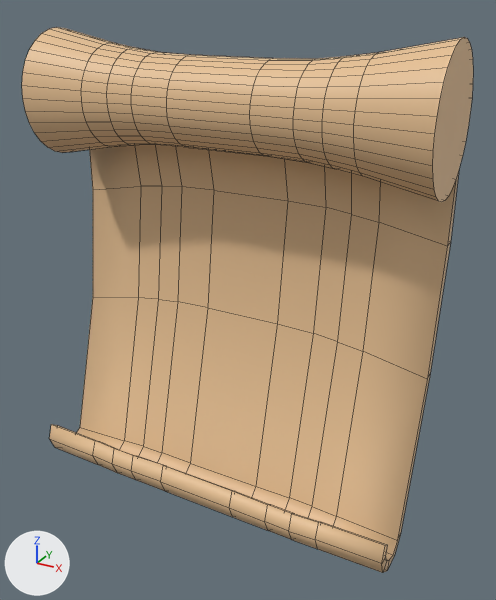
Renders of the FBX model Assets/Game/Art/Assets/Props/Parchemin/ParcheminOuvert_00.fbx from each side of a commit.
Rendered twice from a 50 mm camera at (0.605, -1.04, 0.166) aimed at (0.04, -0.014, -0.347). The lights are fixed; the arrows at lower left show +X, +Y and +Z. The picture after the commit comes second. Mesh edges are drawn as thin lines. Where no turn or scale is listed for an object, it has been applied to the vertices.

Script lines for the objects in view, before the commit:
```python
me_cylinder_005 = bpy.data.meshes.new('Cylinder.005')
me_cylinder_005.from_pydata(...)  # 480 vertices, 450 faces; spans x -0.375..0.375, y -0.156..0.107, z -0.768..0.116
me_cylinder_005.materials.append(mat_material_010)  # beige #e7c193
ob_parcheminouvert_00 = bpy.data.objects.new('ParcheminOuvert_00', me_cylinder_005)
ob_parcheminouvert_00.location = (0.0, 0.0, 0.0)
```
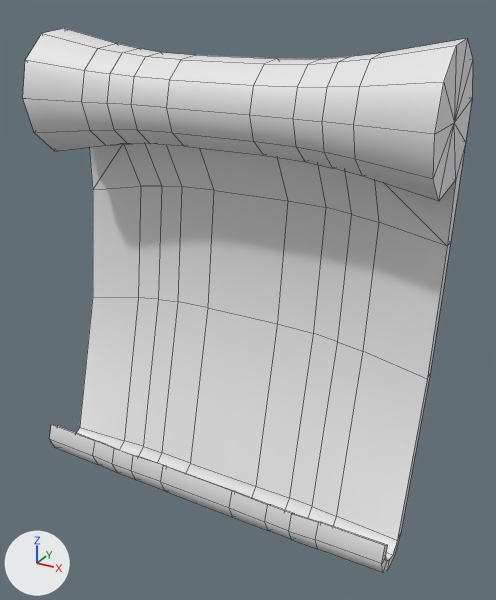
Where the newer file only moved an object's origin or applied its transform, the numbers keep the older frame.

Pixel boxes (x1, y1, x2, y2) of what changed, in the pictures (496 x 600 px):
'ParcheminOuvert_00', reshaped: before (22, 27, 473, 573); after (23, 28, 473, 573)
part 1 of me_cylinder_005, cut back: before (22, 27, 473, 246); after (23, 28, 473, 246)
part 2 of me_cylinder_005, recoloured (beige to white): (49, 186, 451, 573) in both

The change in detail:
me_cylinder_005 is used by ob_parcheminouvert_00; location (0.0, 0.0, 0.0).
me_cylinder_005 had 480 vertices, 450 faces and spanned x -0.375..0.375, y -0.156..0.107, z -0.768..0.116.
me_cylinder_005 now has 262 vertices, 272 faces and spans x -0.375..0.375, y -0.156..0.104, z -0.768..0.114.
Part 1, on me_cylinder_005:
220 vertices are removed from x -0.375..0.375, y -0.104..0.107, z -0.116..0.116.
301 faces are deleted.
2 vertices are added at (0.375, 0.0, 0.0), (-0.375, 0.0, 0.0).
123 new faces join them.
me_cylinder_005 part 2: 149 faces spanning x -0.375..0.375, y -0.156..0.081, z -0.768..-0.172 switch from mat_material_010 (beige #e7c193) to no material.
